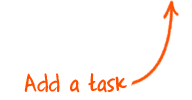
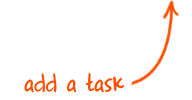
Before/after of a w=192, h=100 layered artwork. What changed in the layer stack:
added group "add task" with 2 layers above "Layer 1" over (24, 73, 127, 93)
renamed "Add a task" to "add a task", moved it into group "add task", painted on it over (24, 73, 127, 93)
